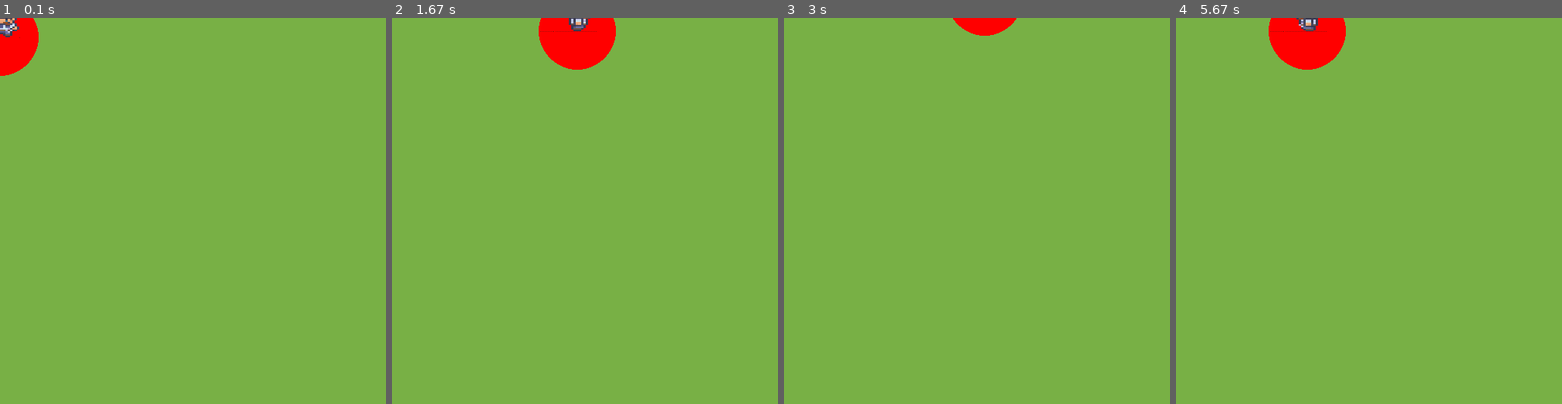
Above: before the commit, frames 1-4 (left to right).
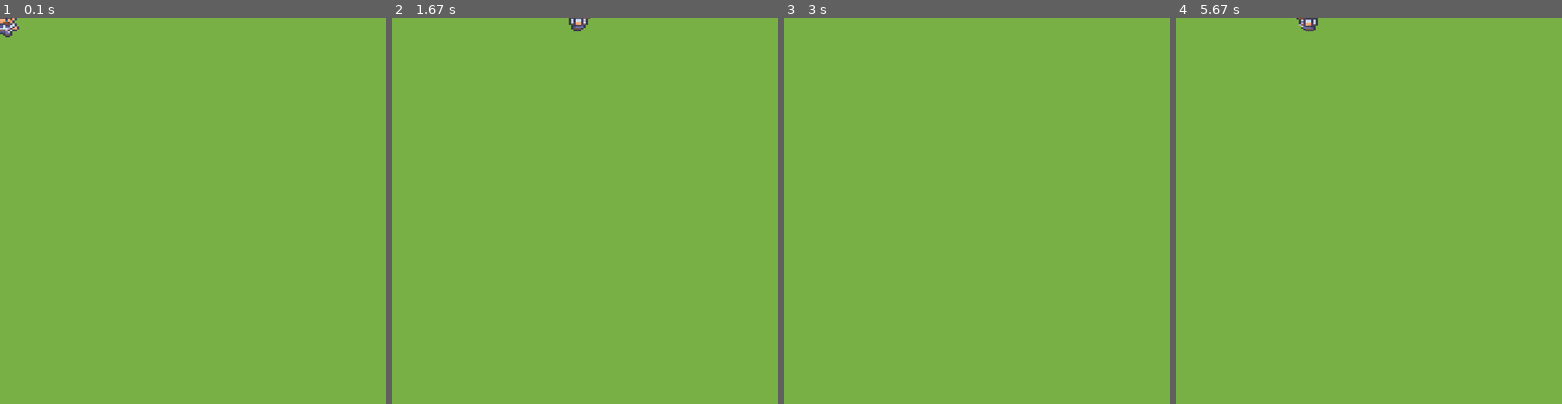
Above: after the commit, the same moments.

Repository: aurlaw0809/MazeGameOfSomeSort
Game: pygame game, started from pygame_interface.py
Same seed, same stepped clock (60 frames per second), same inputs: the game is played once before the commit and once after it.
Inputs:
- Up to frame 1 (0.1 s): no input
- Up to frame 2 (1.67 s): hold P 0.33-0.8 s; hold D 0.33-0.8 s; hold P 0.83-1.3 s; hold D 0.83-1.3 s; tap Space at 0.9, 1.2, 1.4 s; hold D from 1.33 s (still down)
- Up to frame 3 (3 s): tap Space at 1.7, 1.9 s; release D at 1.8 s; hold W 1.83-2.13 s
- Up to frame 4 (5.67 s): hold S 3.23-3.53 s; tap Space at 3.3, 3.63, 3.93, 4.07, 5.13, 5.53 s; hold A 3.57-3.97 s; hold W 4-4.37 s; hold S 5.07-5.43 s; hold A from 5.47 s (still down)

The runs differ from the first frame. In frame 1, 1.1% of the frame differs, in the area x 0-10%, y 0-15%; in frame 2, 2.1%, in the area x 38-58%, y 0-14%; in frame 3, 0.5%; in frame 4, 2.1%.

Commit message:
SHADOWS!!!

Diff:
--- a/pygame_interface.py
+++ b/pygame_interface.py
@@ -1,4 +1,6 @@
 import pygame
+import math
+import numpy as np
 from controller import Game
 
 from pygame.locals import (
@@ -150,12 +152,14 @@
         for character in self.game.characters:
             pass #update this when there's actually more than one character
 
+    """
     def _draw_shadow(self):
 
         shadow_length = self.player.get_s_length()
         if shadow_length == 0:
             return
-
+    """
+    """
         angle = self.player.get_s_angle()
         move_vector = pygame.Vector2(1, 0).rotate(angle)
         maximum_distance = shadow_length * self.player.get_size()
@@ -177,7 +181,7 @@
                 x_displacement = ((self.player.get_size() - x) / self.player.get_size() * maximum_distance)
                 y_displacement = ((self.player.get_size() - y) / self.player.get_size() * maximum_distance)
 
-                draw_x = int(x - self.player.get_size() / 2 + centre_x + move_vector.x * x_displacement)
+                draw_x = int(centre_x + move_vector.x * x_displacement)
                 draw_y = int(centre_y + move_vector.y * y_displacement)
 
                 #print(f'{x}, {centre_x}')
@@ -191,6 +195,97 @@
         shadow_rect = shadow_surface.get_rect()
         shadow_rect.center = (self.player.pos[0], self.player.pos[1] + self.player.get_size() / 2)
         self.screen.blit(shadow_surface, shadow_rect)
+        """
+    """
+        move_vector = pygame.Vector2(shadow_length * self.player.get_size(), 0).rotate(self.player.get_s_angle())
+        new_width = move_vector.x + self.player.get_size() / 2
+        shadow_surface = pygame.Surface((new_width, self.player.get_size()), pygame.SRCALPHA)
+
+        if move_vector.y == 0:
+            return None
+        else:
+            for y in range(self.player.get_size()):
+                offset = 0
+
+                if move_vector.x != 0:
+                    offset = y * move_vector.x / self.player.get_size()
+
+                for x in range(self.player.get_size()):
+                    pixel = self.player_image.get_at((x, y))
+                    if pixel.a == 0:
+                        continue
+
+                    shadow_surface.set_at((x + offset, y), self.shadow_colour)
+
+        shadow_surface = pygame.transform.scale(shadow_surface, (new_width, move_vector.y))
+
+        pygame.draw.circle(self.screen, (255, 0, 0),
+                           (self.player.pos[0], self.player.pos[1] + self.player.get_size() / 2), shadow_length * self.player.get_size())
+
+        shadow_rect = shadow_surface.get_rect()
+        shadow_rect.center = (self.player.pos[0], self.player.pos[1] + self.player.get_size() / 2)
+        self.screen.blit(shadow_surface, shadow_rect)
+        """
+
+    def shadow_image(self, image, size, colour):
+
+        new_image = pygame.Surface((size, size), pygame.SRCALPHA)
+        for y in range(size):
+            for x in range(size):
+                pixel = image.get_at((x, y))
+                if pixel.a == 0:
+                    continue
+
+                new_image.set_at((x, y), colour)
+
+        return new_image
+
+    def shear_image(self, image, offset):
+
+        width, height = image.get_size()
+
+        new_width = width + abs(offset)
+        result = pygame.Surface((new_width, height), pygame.SRCALPHA)
+
+        for y in range(height):
+            x_offset = int(offset * (height - y) / height)
+
+            if offset < 0:
+                x_offset += abs(offset)
+
+            for x in range(width):
+                pixel = image.get_at((x, y))
+                result.set_at((int(x + x_offset), int(y)), pixel)
+
+        return result
+
+    def _draw_shadow(self):
+
+        image = self.player_image
+        angle = self.player.get_s_angle()
+        size = self.player.get_size()
+        height = self.player.get_s_length()
+        colour = self.shadow_colour
+
+        move_vector = pygame.Vector2(height * size, 0).rotate(angle)
+        image = self.shadow_image(image, size, colour)
+        image = pygame.transform.smoothscale(image, (size, abs(move_vector.y)))
+
+        offset = move_vector.x
+        image = self.shear_image(image, offset)
+
+        if angle >= 270 and angle <= 360 or angle >= 0 and angle <= 90:
+            corner_x = self.player.pos[0] - self.player.get_size() / 2
+        else:
+            corner_x = self.player.pos[0] - self.player.get_size() / 2 + offset
+
+        if angle >= 0 and angle <= 180:
+            corner_y = self.player.pos[1] + self.player.get_size() / 2
+            image = pygame.transform.flip(image, False, True)
+        else:
+            corner_y = self.player.pos[1] + self.player.get_size() / 2 + move_vector.y
+
+        self.screen.blit(image, (corner_x, corner_y))
 
 if __name__ == "__main__":
     game = GameGUI()
--- /dev/null
+++ b/shadow_making.py
@@ -0,0 +1,90 @@
+import math
+import numpy as np
+import pygame
+
+def shadow_image(image, size, colour):
+
+    new_image = pygame.Surface((size, size), pygame.SRCALPHA)
+    for y in range(size):
+        for x in range(size):
+            pixel = image.get_at((x, y))
+            if pixel.a == 0:
+                continue
+
+            new_image.set_at((x, y), colour)
+
+    return new_image
+
+
+def shear_image(image, offset):
+    width, height = image.get_size()
+
+    new_width = width + abs(offset)
+    result = pygame.Surface((new_width, height), pygame.SRCALPHA)
+
+    for y in range(height):
+        x_offset = int(offset * (height - 1 - y) / (height - 1))
+
+        if offset < 0:
+            x_offset += abs(offset)
+
+        for x in range(width):
+            pixel = image.get_at((x, y))
+            result.set_at((x + x_offset, y), pixel)
+
+    return result
+
+def shear_and_extend(image, angle, size, height, colour):
+
+    move_vector = pygame.Vector2(height*size, 0).rotate(angle)
+    image = shadow_image(image, size, colour)
+    image = pygame.transform.smoothscale(image, (size, abs(move_vector.y)))
+
+    offset = move_vector.x
+    image = shear_image(image, offset)
+
+    corner_x = 0
+    corner_y = 0
+
+    if angle >=270 and angle <=360 or angle >= 0 and angle <= 90:
+        corner_x = self.player.pos[0] - self.player.get_size() / 2
+    else:
+        corner_x = self.player.pos[0] - self.player.get_size() / 2 + offset
+
+    if angle >= 0 and angle <= 180:
+        corner_y = self.player.pos[1] + self.player.get_size() / 2
+        image = pygame.transform.flip(image, False, True)
+    else:
+        corner_y = self.player.pos[1] + self.player.get_size() / 2 - move_vector.y
+
+
+
+    """
+    new_width = move_vector.x * 2 + size
+    image = pygame.transform.smoothscale(image, (size, move_vector.y))
+    shadow_surface = pygame.Surface((new_width, move_vector.y * 2), flags=pygame.SRCALPHA)
+
+    centre_x = new_width // 2
+    centre_y = move_vector.y
+
+    if move_vector.y == 0:
+        return None
+    else:
+        for y in range(int(abs(move_vector.y))):
+            offset = 0
+
+            if move_vector.x != 0:
+                offset = y * move_vector.x / move_vector.y
+
+            for x in range(size):
+                pixel = image.get_at((x, y))
+                if pixel.a == 0:
+                    continue
+
+                shadow_surface.set_at((centre_x - size / 2 + x + offset, centre_y - move_vector.y + y), colour)
+
+
+    shadow_surface = pygame.transform.scale(shadow_surface, (new_width, move_vector.y))
+
+    return shadow_surface
+    """
